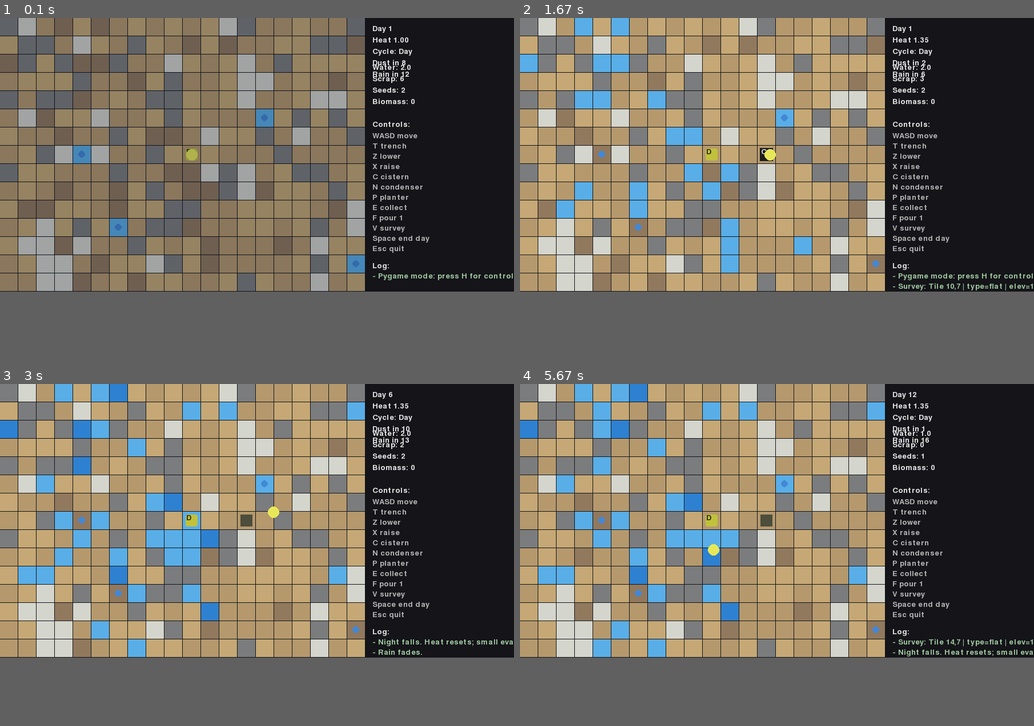
Above: before the commit, frames 1-4 (two rows, left to right).
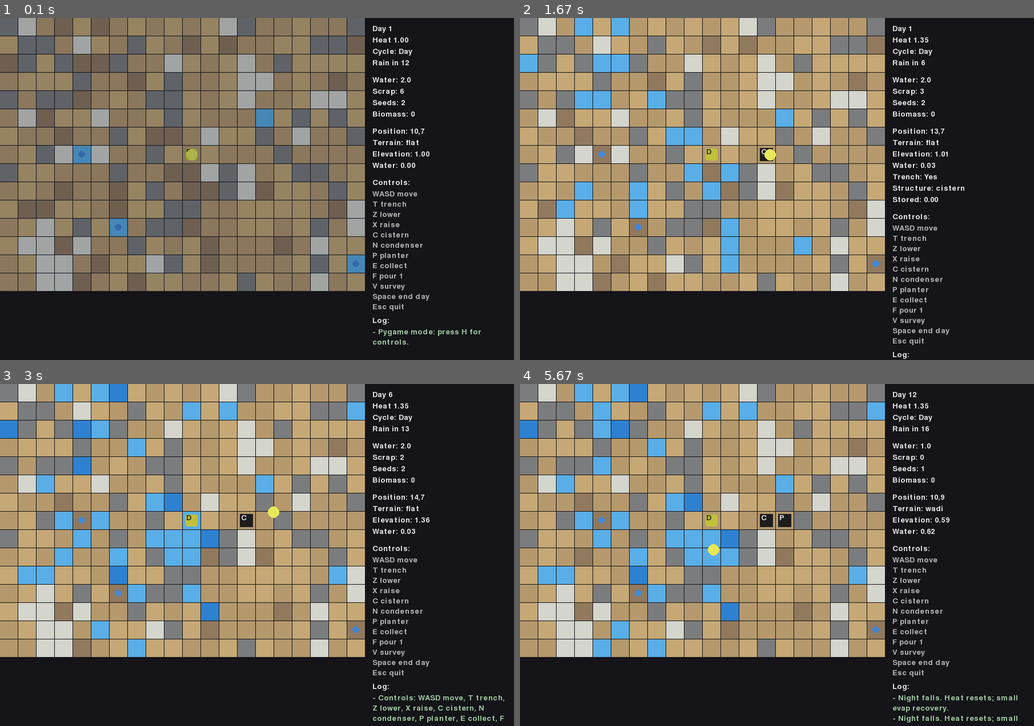
Above: after the commit, the same moments.

Repository: TimPasquini/Kemet
Game: pygame game, started from pygame_runner.py
Same seed, same stepped clock (60 frames per second), same inputs: the game is played once before the commit and once after it.
Inputs:
- Up to frame 1 (0.1 s): no input
- Up to frame 2 (1.67 s): hold V 0.33-0.8 s; hold D 0.33-0.8 s; tap T at 0.83 s; tap C at 1.17 s; tap V at 1.5 s
- Up to frame 3 (3 s): hold H 1.83-2.3 s; hold D 1.83-2.3 s; tap Space at 1.9, 2.2, 2.4, 2.7, 2.9 s; tap Z at 1.98 s; hold D 2.33-2.8 s; tap X at 2.48 s; hold W from 2.83 s (still down)
- Up to frame 4 (5.67 s): release W at 3.13 s; tap P at 3.17 s; tap F at 3.5 s; hold D 3.83-4.3 s; tap Space at 3.9, 4.2, 4.73, 5.03, 5.3, 5.63 s; tap V at 4.33 s; hold A 4.67-5.2 s; tap X at 4.82 s; hold S 5.23-5.53 s; hold A from 5.57 s (still down)
In our replay, the window is 900x480 before the commit and 900x600 after it. These sizes can differ from the game's own. Grey fills any space a smaller window leaves; there, only what the larger window draws over its background counts as a difference.

The runs differ from the first frame. In frame 1, 2.3% of the frame differs, in the area x 50-100%, y 12-96%; in frame 2, 2.4%; in frame 3, 2.7%; in frame 4, 3.6%, in the area x 32-100%, y 12-99%.

Commit message:
HUD bugfixes and removal of building damage

Diff:
--- a/main.py
+++ b/main.py
@@ -68,7 +68,6 @@
     day: int = 1
     turn_in_day: int = 0
     heat: float = 1.0
-    dust_timer: int = 8
     rain_timer: int = 12
     raining: bool = False
     messages: List[str] = field(default_factory=list)
@@ -152,10 +151,10 @@
 def render(state: GameState) -> None:
     print("\n" * 2)
     phase = "Night" if state.heat < 1.0 else "Day"
-    print(f"Day {state.day} [{phase}] Heat {state.heat:.2f}  Dust in {state.dust_timer}  Rain in {state.rain_timer} ({'on' if state.raining else 'off'})")
+    print(f"Day {state.day} [{phase}] Heat {state.heat:.2f}  Rain in {state.rain_timer} ({'on' if state.raining else 'off'})")
     inv = state.inventory
     print(f"Water {inv['water']:.1f} | Scrap {inv['scrap']} | Seeds {inv['seeds']} | Biomass {inv['biomass']}")
-    print("Legend: @ you, D depot, C cistern, N condenser, F planter, = trench, ~ wet, : damp")
+    print("Legend: @ you, D depot, C cistern, N condenser, P planter, = trench, ~ wet, : damp")
     print("Map:")
     for y in range(state.height):
         row = []
@@ -174,7 +173,7 @@
             if tile.depot:
                 symbol = "D"
             if structure:
-                symbol = {"cistern": "C", "condenser": "N", "planter": "F"}.get(structure.kind, "?")
+                symbol = {"cistern": "C", "condenser": "N", "planter": "P"}.get(structure.kind, "?")
             if state.player == pos:
                 symbol = "@"
             row.append(symbol)
@@ -292,15 +291,9 @@
     state.messages.append(f"Poured {amount:.1f} water into soil.")
 
 
-def tick_structures(state: GameState, heat: float, dust: bool) -> None:
+def tick_structures(state: GameState, heat: float) -> None:
     for pos, structure in list(state.structures.items()):
         tile = state.tiles[pos[0]][pos[1]]
-        if dust:
-            structure.hp -= 1
-            if structure.hp <= 0:
-                state.messages.append(f"{structure.kind} at {pos} collapsed in the dust front!")
-                del state.structures[pos]
-                continue
         if structure.kind == "condenser":
             tile.hydration += 0.25
         elif structure.kind == "cistern":
@@ -334,13 +327,6 @@
     day_factor = (1 - abs((daytime / (DAY_LENGTH - 1)) * 2 - 1))  # 0 at edges, 1 at midpoint
     state.heat = 0.8 + 0.6 * day_factor
 
-    state.dust_timer -= 1
-    dust_front = False
-    if state.dust_timer <= 0:
-        dust_front = True
-        state.messages.append("Dust front hits! Evap spikes and structures take damage.")
-        state.dust_timer = random.randint(8, 12)
-
     # Rain scheduling
     state.rain_timer -= 1
     if state.raining:
@@ -354,7 +340,7 @@
             state.rain_timer = random.randint(3, 5)
             state.messages.append("Rain arrives! Springs surge.")
 
-    tick_structures(state, state.heat, dust_front)
+    tick_structures(state, state.heat)
 
     flows: Dict[Point, float] = {}
     surfaces: Dict[Point, float] = {}
@@ -418,8 +404,13 @@
     inv = state.inventory
     cisterns = [s for s in state.structures.values() if s.kind == "cistern"]
     stored = sum(s.stored for s in cisterns)
-    print(f"Inventory: water {inv['water']:.1f}, scrap {inv['scrap']}, seeds {inv['seeds']}, biomass {inv['biomass']}")
-    print(f"Cistern storage: {stored:.1f} across {len(cisterns)} cistern(s).")
+    # Send to BOTH console and message log
+    msg1 = f"Inv: water {inv['water']:.1f}, scrap {inv['scrap']}, seeds {inv['seeds']}, biomass {inv['biomass']}"
+    msg2 = f"Cisterns: {stored:.1f} stored across {len(cisterns)} cistern(s)"
+    print(msg1)
+    print(msg2)
+    state.messages.append(msg1)
+    state.messages.append(msg2)
 
 
 def survey_tile(state: GameState) -> None:
@@ -438,8 +429,14 @@
         desc.append("trench")
     if structure:
         desc.append(f"struct={structure.kind}")
-    state.messages.append("Survey: " + " | ".join(desc))
-    print(state.messages[-1])
+        if structure.kind == "cistern":
+            desc.append(f"stored={structure.stored:.2f}")
+        elif structure.kind == "planter":
+            desc.append(f"growth={structure.growth:.2f}")
+    # Send to BOTH console and message log
+    msg = "Survey: " + " | ".join(desc)
+    print(msg)
+    state.messages.append(msg)
 
 
 def handle_command(state: GameState, cmd: str, args: List[str]) -> bool:
@@ -474,7 +471,7 @@
     elif cmd == "end":
         end_day(state)
     elif cmd == "help":
-        print("Commands: w/a/s/d, dig, lower, raise, build <type>, collect, pour <amt>, survey, status, end, quit")
+        state.messages.append("Commands: w/a/s/d, dig, lower, raise, build <type>, collect, pour <amt>, survey, status, end, quit")
     elif cmd == "quit":
         return True
     else:
--- a/pygame_runner.py
+++ b/pygame_runner.py
@@ -3,11 +3,14 @@
 Controls (while window focused):
 - W/A/S/D: move
 - T: dig trench
+- Z: lower ground
+- X: raise ground
 - C: build cistern
 - N: build condenser
 - P: build planter
 - E: collect water on tile
 - F: pour 1 water on tile
+- V: survey tile
 - SPACE: end day
 - H: show help in log
 - ESC or close window: quit
@@ -32,6 +35,34 @@
     handle_command,
     simulate_tick,
 )
+
+# Game constants
+SIDEBAR_WIDTH = 260
+TILE_SIZE = 32
+MOVE_SPEED = 220  # pixels per second
+TICK_INTERVAL = 0.7  # seconds per simulation tick
+PLAYER_RADIUS_DIVISOR = 3
+STRUCTURE_INSET = 8
+TRENCH_INSET = 10
+WELL_RADIUS = 6
+LINE_HEIGHT = 20
+FONT_SIZE = 20
+
+# Control scheme - single source of truth
+CONTROLS = [
+    "WASD move",
+    "T trench",
+    "Z lower",
+    "X raise",
+    "C cistern",
+    "N condenser",
+    "P planter",
+    "E collect",
+    "F pour 1",
+    "V survey",
+    "Space end day",
+    "Esc quit"
+]
 
 MapSize = Tuple[int, int]
 
@@ -56,8 +87,32 @@
     surface.blit(font.render(text, True, color), pos)
 
 
+def wrap_text(font, text: str, max_width: int) -> List[str]:
+    """Wrap text to fit within max_width pixels."""
+    words = text.split(' ')
+    lines = []
+    current_line = ""
+
+    for word in words:
+        test_line = current_line + (" " if current_line else "") + word
+        text_surface = font.render(test_line, True, (255, 255, 255))
+        if text_surface.get_width() <= max_width:
+            current_line = test_line
+        else:
+            if current_line:
+                lines.append(current_line)
+            current_line = word
+
+    if current_line:
+        lines.append(current_line)
+
+    return lines if lines else [text]
+
+
 def render(screen, font, state: GameState, tile_size: int, sidebar: int, player_px: Tuple[float, float]) -> None:
     screen.fill((20, 20, 25))
+
+    # Draw tiles
     for y in range(state.height):
         for x in range(state.width):
             tile = state.tiles[x][y]
@@ -66,49 +121,119 @@
             rect = pygame.Rect(x * tile_size, y * tile_size, tile_size - 1, tile_size - 1)
             pygame.draw.rect(screen, color, rect)
             if tile.trench:
-                pygame.draw.rect(screen, (80, 80, 60), rect.inflate(-10, -10))
-    # Structures
+                pygame.draw.rect(screen, (80, 80, 60), rect.inflate(-TRENCH_INSET, -TRENCH_INSET))
+
+    # Draw structures
     for (x, y), structure in state.structures.items():
         rect = pygame.Rect(x * tile_size, y * tile_size, tile_size - 1, tile_size - 1)
-        pygame.draw.rect(screen, (30, 30, 30), rect.inflate(-8, -8))
-        label = {"cistern": "C", "condenser": "N", "planter": "F"}.get(structure.kind, "?")
+        pygame.draw.rect(screen, (30, 30, 30), rect.inflate(-STRUCTURE_INSET, -STRUCTURE_INSET))
+        label = {"cistern": "C", "condenser": "N", "planter": "P"}.get(structure.kind, "?")
         draw_text(screen, font, label, (rect.x + 6, rect.y + 4))
-    # Wells and depot markers
+
+    # Draw wells and depot markers
     for y in range(state.height):
         for x in range(state.width):
             tile = state.tiles[x][y]
             rect = pygame.Rect(x * tile_size, y * tile_size, tile_size - 1, tile_size - 1)
-            if tile.well_output > 0:
-                pygame.draw.circle(screen, (70, 140, 220), rect.center, 6)
-            if tile.depot:
-                pygame.draw.rect(screen, (200, 200, 60), rect.inflate(-10, -10), border_radius=3)
+            if hasattr(tile, 'well_output') and tile.well_output > 0:
+                # Different colors for seep vs spring
+                well_color = (100, 180, 240) if tile.well_output > 0.3 else (70, 140, 220)
+                pygame.draw.circle(screen, well_color, rect.center, WELL_RADIUS)
+            if hasattr(tile, 'depot') and tile.depot:
+                pygame.draw.rect(screen, (200, 200, 60), rect.inflate(-TRENCH_INSET, -TRENCH_INSET), border_radius=3)
                 draw_text(screen, font, "D", (rect.x + 6, rect.y + 4), color=(40, 40, 20))
-    # Player (use sub-tile pixel position for smooth movement)
+
+    # Draw player (use sub-tile pixel position for smooth movement)
     px, py = player_px
-    pygame.draw.circle(screen, (240, 240, 90), (int(px), int(py)), tile_size // 3)
+    pygame.draw.circle(screen, (240, 240, 90), (int(px), int(py)), tile_size // PLAYER_RADIUS_DIVISOR)
+
     # Sidebar HUD
     hud_x = state.width * tile_size + 12
-    draw_text(screen, font, f"Day {state.day}", (hud_x, 12))
-    draw_text(screen, font, f"Heat {state.heat:.2f}", (hud_x, 32))
+    sidebar_width = SIDEBAR_WIDTH - 20  # Leave margin for wrapping
+    y_offset = 12
+
+    draw_text(screen, font, f"Day {state.day}", (hud_x, y_offset))
+    y_offset += LINE_HEIGHT
+
+    draw_text(screen, font, f"Heat {state.heat:.2f}", (hud_x, y_offset))
+    y_offset += LINE_HEIGHT
+
     phase = "Night" if state.heat < 1.0 else "Day"
-    draw_text(screen, font, f"Cycle: {phase}", (hud_x, 52))
-    draw_text(screen, font, f"Dust in {state.dust_timer}", (hud_x, 72))
-    rain_txt = "Raining" if state.raining else f"Rain in {state.rain_timer}"
-    draw_text(screen, font, rain_txt, (hud_x, 92))
+    draw_text(screen, font, f"Cycle: {phase}", (hud_x, y_offset))
+    y_offset += LINE_HEIGHT
+
+    rain_txt = "Raining!" if state.raining else f"Rain in {state.rain_timer}"
+    draw_text(screen, font, rain_txt, (hud_x, y_offset))
+    y_offset += LINE_HEIGHT * 1.5  # Extra space before inventory
+
     inv = state.inventory
-    draw_text(screen, font, f"Water: {inv['water']:.1f}", (hud_x, 80))
-    draw_text(screen, font, f"Scrap: {int(inv['scrap'])}", (hud_x, 100))
-    draw_text(screen, font, f"Seeds: {int(inv['seeds'])}", (hud_x, 120))
-    draw_text(screen, font, f"Biomass: {int(inv['biomass'])}", (hud_x, 140))
-    draw_text(screen, font, "Controls:", (hud_x, 180))
-    controls = ["WASD move", "T trench", "Z lower", "X raise", "C cistern", "N condenser", "P planter", "E collect", "F pour 1", "V survey", "Space end day", "Esc quit"]
-    for idx, line in enumerate(controls):
-        draw_text(screen, font, line, (hud_x, 200 + 18 * idx), color=(180, 180, 180))
-    # Messages
-    msg_y = 200 + 18 * len(controls) + 12
-    draw_text(screen, font, "Log:", (hud_x, msg_y))
-    for i, msg in enumerate(state.messages[-12:]):
-        draw_text(screen, font, f"- {msg}", (hud_x, msg_y + 18 * (i + 1)), color=(160, 200, 160))
+    draw_text(screen, font, f"Water: {inv['water']:.1f}", (hud_x, y_offset))
+    y_offset += LINE_HEIGHT
+
+    draw_text(screen, font, f"Scrap: {int(inv['scrap'])}", (hud_x, y_offset))
+    y_offset += LINE_HEIGHT
+
+    draw_text(screen, font, f"Seeds: {int(inv['seeds'])}", (hud_x, y_offset))
+    y_offset += LINE_HEIGHT
+
+    draw_text(screen, font, f"Biomass: {int(inv['biomass'])}", (hud_x, y_offset))
+    y_offset += LINE_HEIGHT * 1.5  # Extra space before player tile info
+
+    # Current tile info
+    x, y = state.player
+    tile = state.tiles[x][y]
+    structure = state.structures.get((x, y))
+
+    draw_text(screen, font, f"Position: {x},{y}", (hud_x, y_offset))
+    y_offset += LINE_HEIGHT
+
+    draw_text(screen, font, f"Terrain: {tile.kind}", (hud_x, y_offset))
+    y_offset += LINE_HEIGHT
+
+    draw_text(screen, font, f"Elevation: {tile.elevation:.2f}", (hud_x, y_offset))
+    y_offset += LINE_HEIGHT
+
+    draw_text(screen, font, f"Water: {tile.hydration:.2f}", (hud_x, y_offset))
+    y_offset += LINE_HEIGHT
+
+    if hasattr(tile, 'well_output') and tile.well_output > 0:
+        draw_text(screen, font, f"Well: {tile.well_output:.2f}/t", (hud_x, y_offset))
+        y_offset += LINE_HEIGHT
+
+    if tile.trench:
+        draw_text(screen, font, "Trench: Yes", (hud_x, y_offset))
+        y_offset += LINE_HEIGHT
+
+    if structure:
+        draw_text(screen, font, f"Structure: {structure.kind}", (hud_x, y_offset))
+        y_offset += LINE_HEIGHT
+        if structure.kind == "cistern":
+            draw_text(screen, font, f"Stored: {structure.stored:.2f}", (hud_x, y_offset))
+            y_offset += LINE_HEIGHT
+        elif structure.kind == "planter":
+            draw_text(screen, font, f"Growth: {structure.growth:.2f}", (hud_x, y_offset))
+            y_offset += LINE_HEIGHT
+
+    y_offset += LINE_HEIGHT * 0.5  # Extra space before controls
+
+    draw_text(screen, font, "Controls:", (hud_x, y_offset))
+    y_offset += LINE_HEIGHT
+
+    for line in CONTROLS:
+        draw_text(screen, font, line, (hud_x, y_offset), color=(180, 180, 180))
+        y_offset += 18  # Slightly tighter spacing for controls
+
+    # Messages with wrapping
+    y_offset += 6  # Small gap before log
+    draw_text(screen, font, "Log:", (hud_x, y_offset))
+    y_offset += LINE_HEIGHT
+
+    # Word wrap messages to fit in sidebar
+    for msg in state.messages[-12:]:
+        wrapped_lines = wrap_text(font, f"- {msg}", sidebar_width)
+        for line in wrapped_lines:
+            draw_text(screen, font, line, (hud_x, y_offset), color=(160, 200, 160))
+            y_offset += 18
 
     # Night overlay
     night_alpha = max(0, min(200, int((1.4 - state.heat) * 180)))
@@ -131,8 +256,17 @@
     """Move player smoothly; block rocks and bounds, update state.player tile coords."""
     if vel == (0.0, 0.0):
         return
-    new_x = player_px[0] + vel[0] * dt
-    new_y = player_px[1] + vel[1] * dt
+
+    vx, vy = vel
+
+    # Normalize diagonal movement to prevent faster speed
+    if vx != 0.0 and vy != 0.0:
+        magnitude = (vx**2 + vy**2)**0.5
+        vx = vx / magnitude * MOVE_SPEED
+        vy = vy / magnitude * MOVE_SPEED
+
+    new_x = player_px[0] + vx * dt
+    new_y = player_px[1] + vy * dt
     max_x = state.width * tile_size - 1
     max_y = state.height * tile_size - 1
     new_x = clamp(new_x, 0, max_x)
@@ -144,20 +278,20 @@
     state.player = target
 
 
-def run(window_size: MapSize = (20, 15), tile_size: int = 32) -> None:
+def run(window_size: MapSize = (20, 15), tile_size: int = TILE_SIZE) -> None:
     pygame.init()
     map_w, map_h = window_size
-    sidebar = 260
-    screen = pygame.display.set_mode((map_w * tile_size + sidebar, map_h * tile_size))
+    # Calculate required height for sidebar content
+    min_sidebar_height = 600  # Ensure enough space for all HUD elements
+    window_height = max(map_h * tile_size, min_sidebar_height)
+    screen = pygame.display.set_mode((map_w * tile_size + SIDEBAR_WIDTH, window_height))
     pygame.display.set_caption("Kemet Prototype (pygame-ce)")
-    font = pygame.font.Font(None, 20)
+    font = pygame.font.Font(None, FONT_SIZE)
     clock = pygame.time.Clock()
     state = build_initial_state(width=map_w, height=map_h)
     state.messages.append("Pygame mode: press H for controls.")
     player_px = [state.player[0] * tile_size + tile_size / 2, state.player[1] * tile_size + tile_size / 2]
-    move_speed = 220  # pixels per second
     tick_timer = 0.0
-    tick_interval = 0.7  # seconds per simulation tick
 
     running = True
     while running:
@@ -189,24 +323,29 @@
                 elif event.key == pygame.K_SPACE:
                     issue(state, "end", [])
                 elif event.key == pygame.K_h:
-                    state.messages.append("Controls: WASD move, T trench, Z lower, X raise, C cistern, N condenser, P planter, E collect, F pour 1, V survey, Space end day, Esc quit")
+                    state.messages.append("Controls: " + ", ".join(CONTROLS))
+
         keys = pygame.key.get_pressed()
         vx = vy = 0.0
         if keys[pygame.K_w]:
-            vy -= move_speed
+            vy -= MOVE_SPEED
         if keys[pygame.K_s]:
-            vy += move_speed
+            vy += MOVE_SPEED
         if keys[pygame.K_a]:
-            vx -= move_speed
+            vx -= MOVE_SPEED
         if keys[pygame.K_d]:
-            vx += move_speed
+            vx += MOVE_SPEED
+
         update_player_position(state, player_px, (vx, vy), dt, tile_size)
+
         tick_timer += dt
-        while tick_timer >= tick_interval:
+        while tick_timer >= TICK_INTERVAL:
             simulate_tick(state)
-            tick_timer -= tick_interval
-        render(screen, font, state, tile_size, sidebar, tuple(player_px))
+            tick_timer -= TICK_INTERVAL
+
+        render(screen, font, state, tile_size, SIDEBAR_WIDTH, tuple(player_px))
         pygame.display.flip()
+
     pygame.quit()
 
 
Not shown, added: .python-version
Not shown, added: uv.lock
